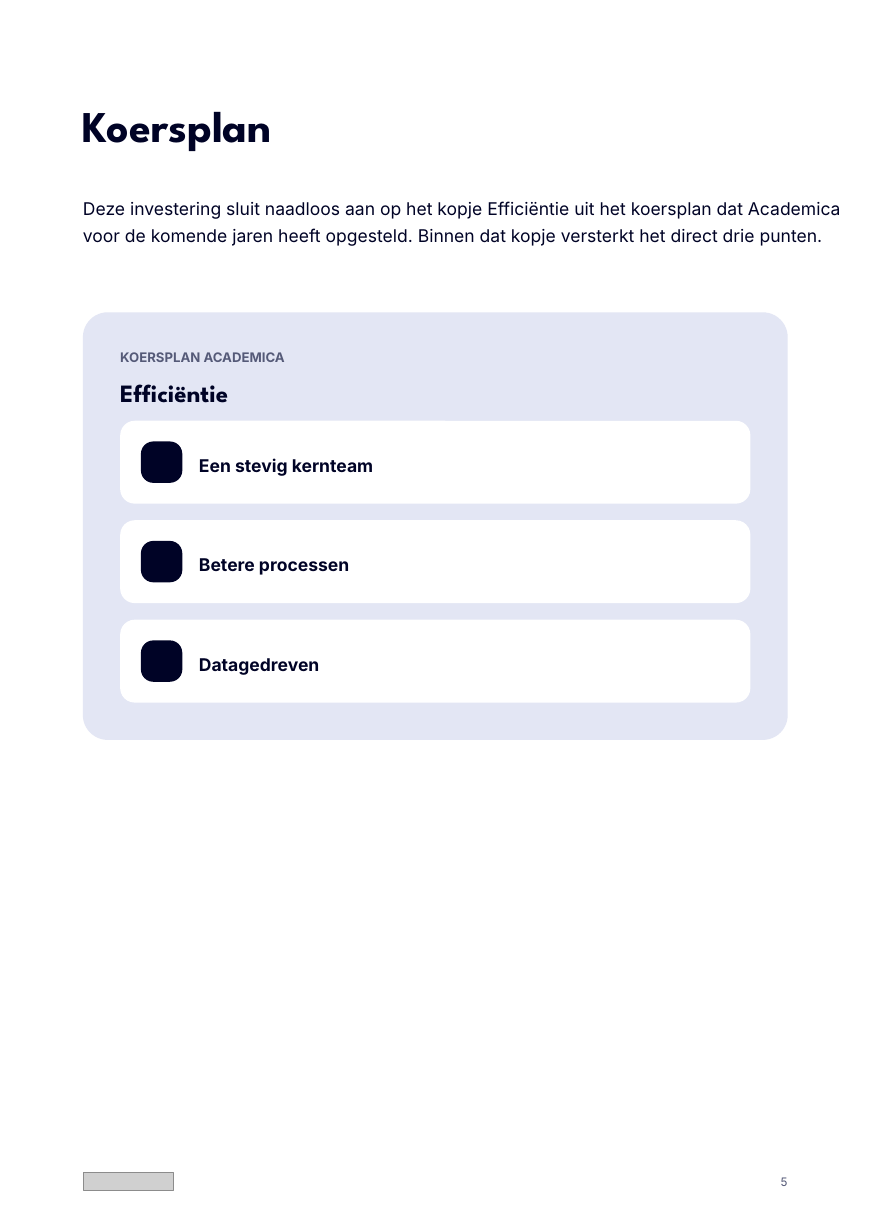
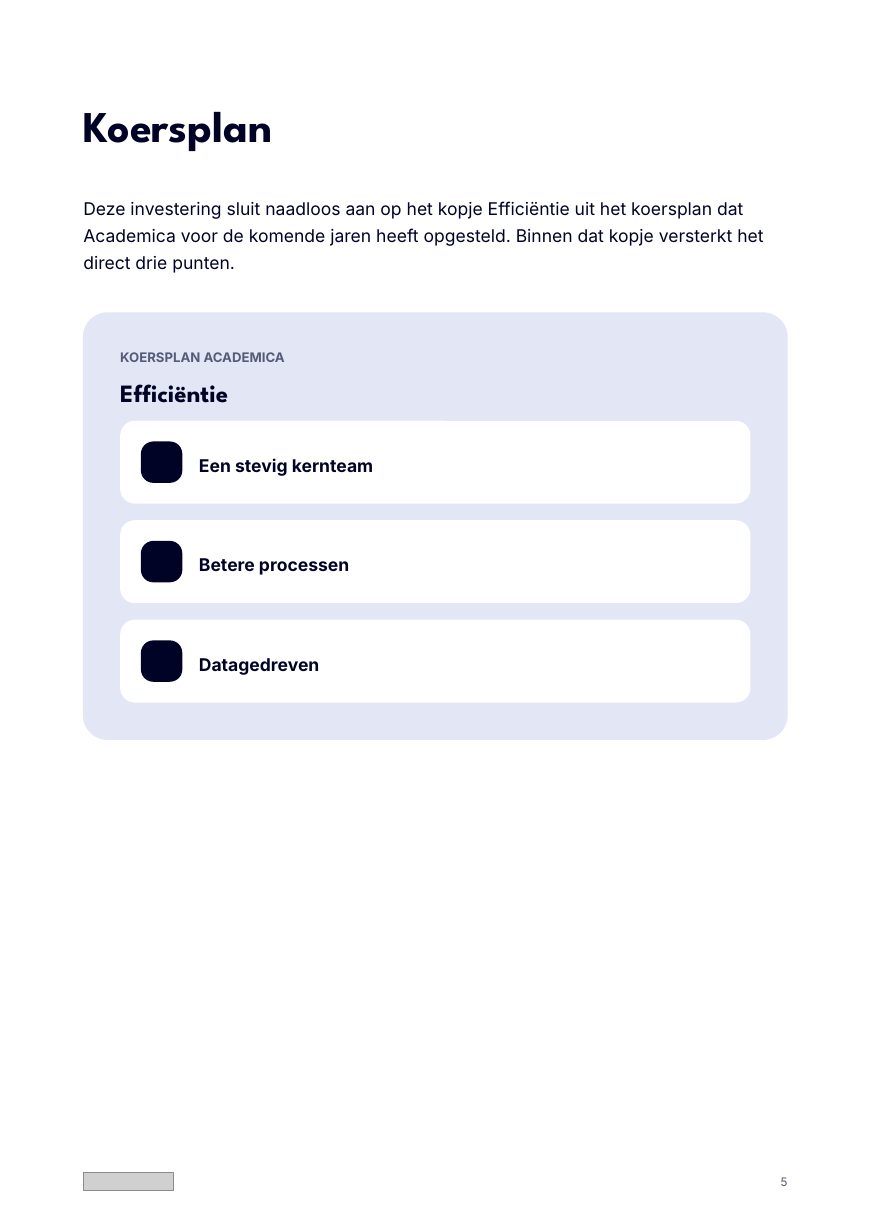
Before and after one commit to Dante-Eduface/Claude, a slide deck: slide 5 of Design/Concepts/document/eduface-document-bewerkbaar.pptx. Drawn at 871x1232 pixels with LibreOffice and Linux fonts; fonts in the diff are those of the drawing; grey boxes stand for pictures; background and template pictures are left out. Boxes give left, top, right and bottom in pixels: in the first picture for what was removed or moved away, otherwise in the second. Text is boxed around its words. In the diff, an @@ line names an element or a change of style, - is before the commit and + after.

```diff
--- a/Design/Concepts/document/eduface-document-bewerkbaar.pptx
+++ b/Design/Concepts/document/eduface-document-bewerkbaar.pptx
@@ text "Deze investering sluit naadloos aan ..." rewrapped from (83,201,841,246) to (83,201,763,273) @@
```
Also in this commit, not shown: 5 other slides changed, 2 other files.
